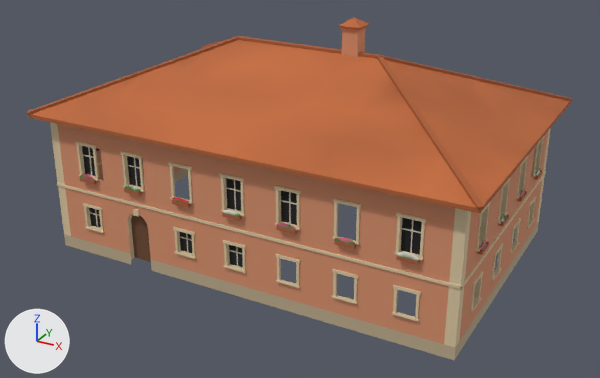
The glTF model games/yorimichi/assets/belmonte/meshes/SM_BM_BE_4_Villa.glb, before and after one commit.
Before and after are seen from a 50 mm camera at (-28.5, -16.1, 20.6) aimed at (-47.7, 18.8, 3.2). Arrows for +X, +Y and +Z are at lower left; the lights stay in place. The older version comes first. Vertices at exactly the same position are counted once.

The older version as bpy lines, for what is in view:
```python
me_sm_be_4_villa = bpy.data.meshes.new('SM_BE_4_Villa')
me_sm_be_4_villa.from_pydata(...)  # 4749 vertices, 6598 faces; spans x -59.8..-36.2, y 12.2..27.8, z -0.3..12.1
# faces by material slot: [2750, 374, 580, 10, 196, 54, 2634]
me_sm_be_4_villa.materials.append(mat_bm_000_m_ashlar_034)
me_sm_be_4_villa.materials.append(mat_bm_001_m_roof_001)
me_sm_be_4_villa.materials.append(mat_bm_002_m_wood_005)
me_sm_be_4_villa.materials.append(mat_bm_003_m_iron_004)
me_sm_be_4_villa.materials.append(mat_bm_004_m_vcol_007)
me_sm_be_4_villa.materials.append(mat_bm_005_m_glass_dark_007)
me_sm_be_4_villa.materials.append(mat_bm_007_m_plaster_rough)
ob_sm_bm_be_4_villa = bpy.data.objects.new('SM_BM_BE_4_Villa', me_sm_be_4_villa)
ob_sm_bm_be_4_villa.location = (0.0, 0.0, 0.0)
```
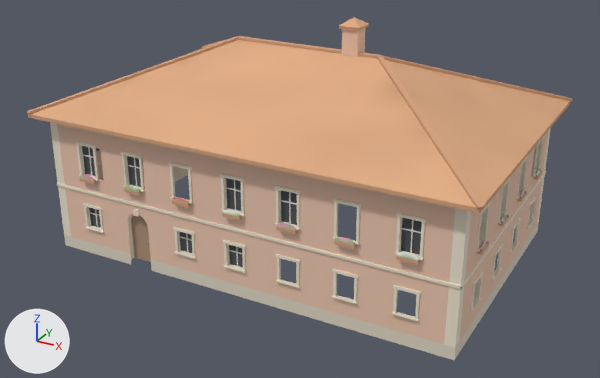
Edits to the bpy script that builds the scene:
```text
Change me_sm_be_4_villa:
    where me_sm_be_4_villa.from_pydata(...)  # 4749 vertices, 6598 faces; spans x -59.8..-36.2, y 12.2..27.8, z -0.3..12.1
    used by ob_sm_bm_be_4_villa; location = (0.0, 0.0, 0.0)
    me_sm_be_4_villa part 1: 6598 faces centred in x -59.7..-36.3, y 12.3..27.7, z -0.2..11.9 are repainted in the vertex colours; the middle colour goes from beige #d8916d to beige #edc7af
```

Pixel boxes (x1, y1, x2, y2) of what changed, in the pictures (600 x 378 px):
part 1 of me_sm_be_4_villa, recoloured (lighter)
    both: (27, 17, 573, 360)
